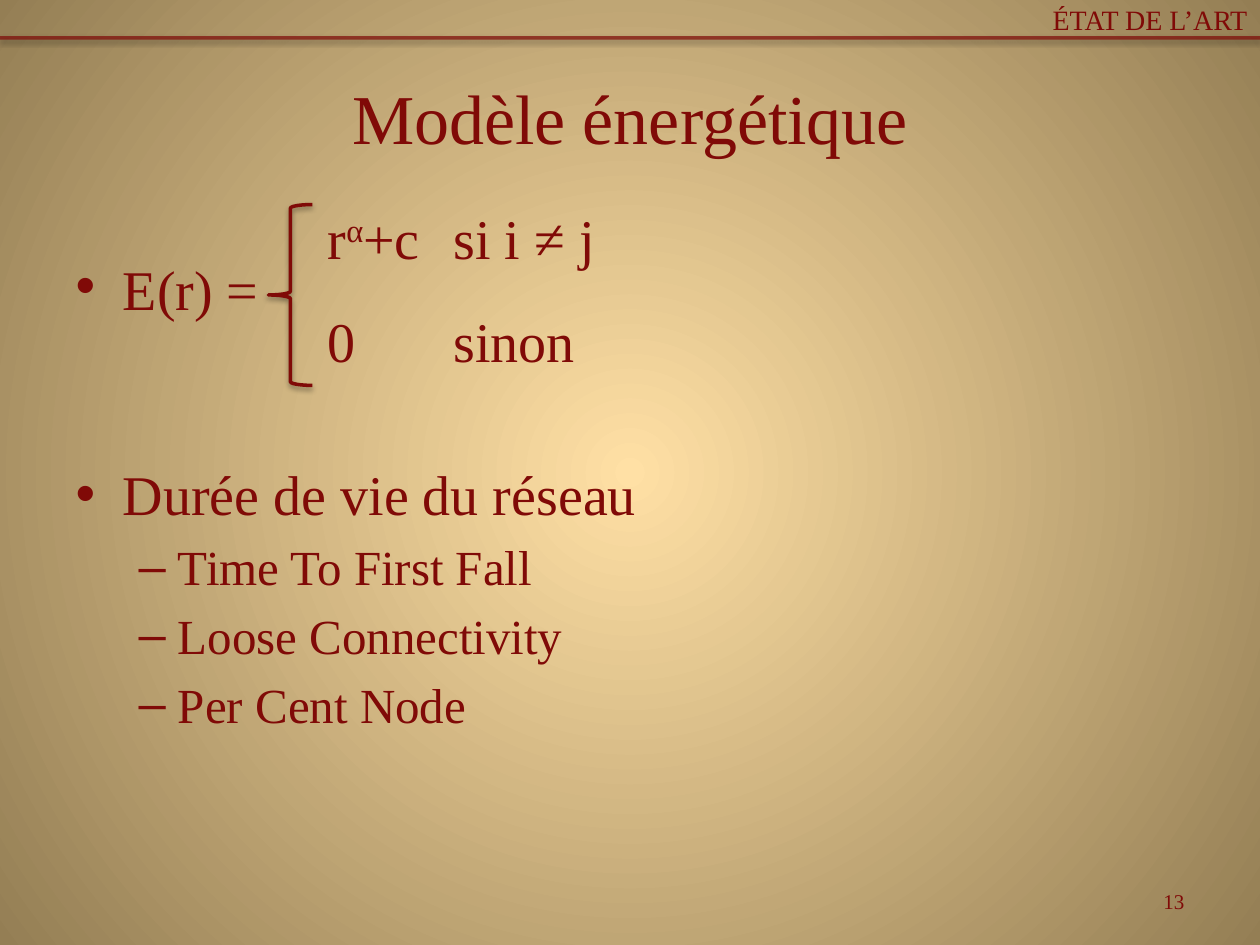
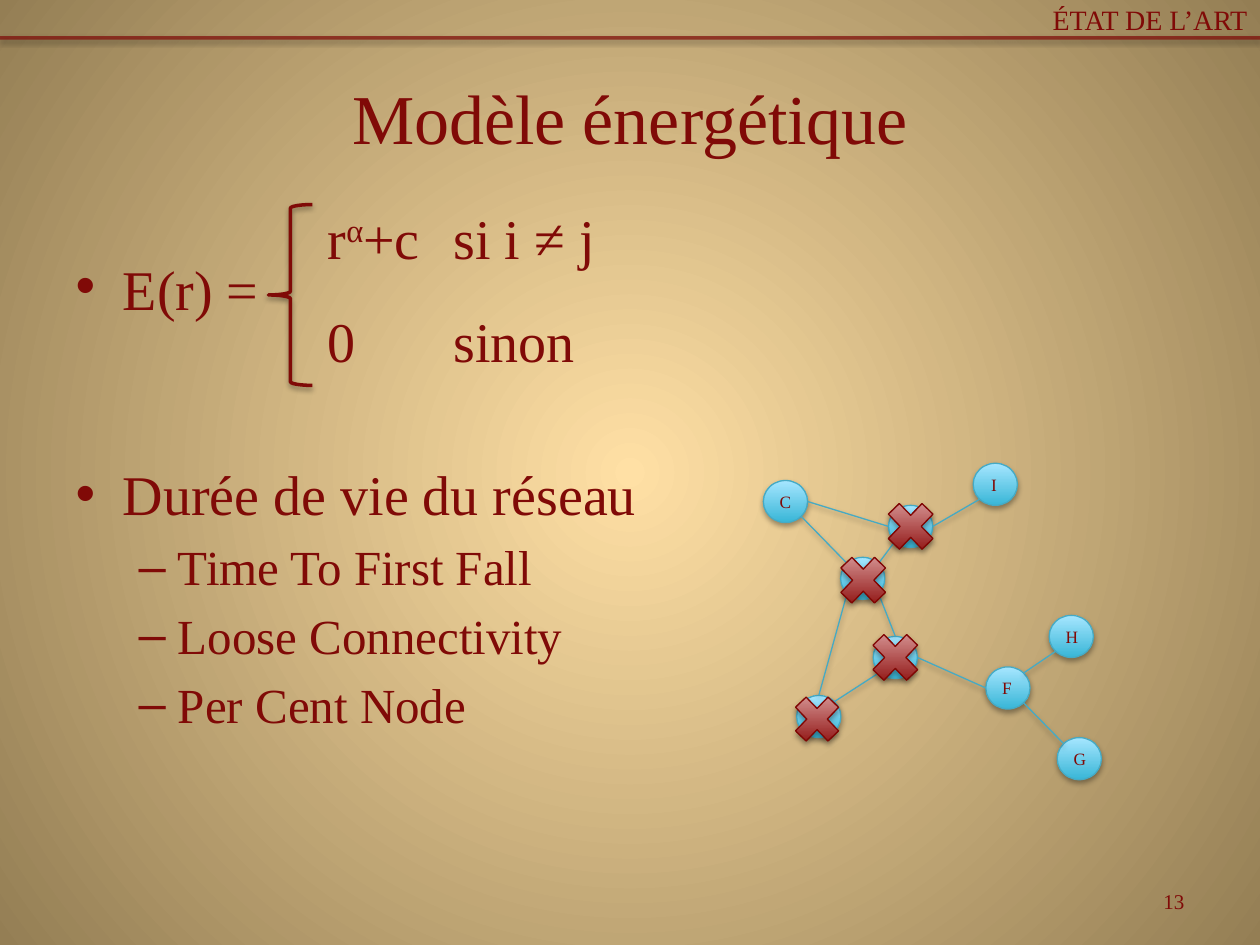
Before and after one commit to Patre/Energy-saving-in-sensors--networks, a slide deck: slide 13 of Redaction/pres.pptx. Drawn at 1260x945 pixels with LibreOffice and Linux fonts; fonts in the diff are those of the drawing. Boxes give left, top, right and bottom in pixels: in the first picture for what was removed or moved away, otherwise in the second. Text is boxed around its words. In the diff, an @@ line names an element or a change of style, - is before the commit and + after.

```diff
--- a/Redaction/pres.pptx
+++ b/Redaction/pres.pptx
@@ cross added at <box>878,493,942,559</box>, fill gradient #870300 to #E0A9A9, outline #800704 0.75 pt @@
@@ group added at <box>764,464,1101,779</box>: 10 lines, 9 ellipses @@
+A
+B
+C
+D
+E
+F
+G
+H
+I
@@ cross added at <box>830,547,895,614</box>, fill gradient #870300 to #E0A9A9, outline #800704 0.75 pt @@
@@ cross added at <box>863,624,927,690</box>, fill gradient #870300 to #E0A9A9, outline #800704 0.75 pt @@
@@ cross added at <box>786,687,849,752</box>, fill gradient #870300 to #E0A9A9, outline #800704 0.75 pt @@
```
Also in this commit, not shown: 2 other slides changed.
